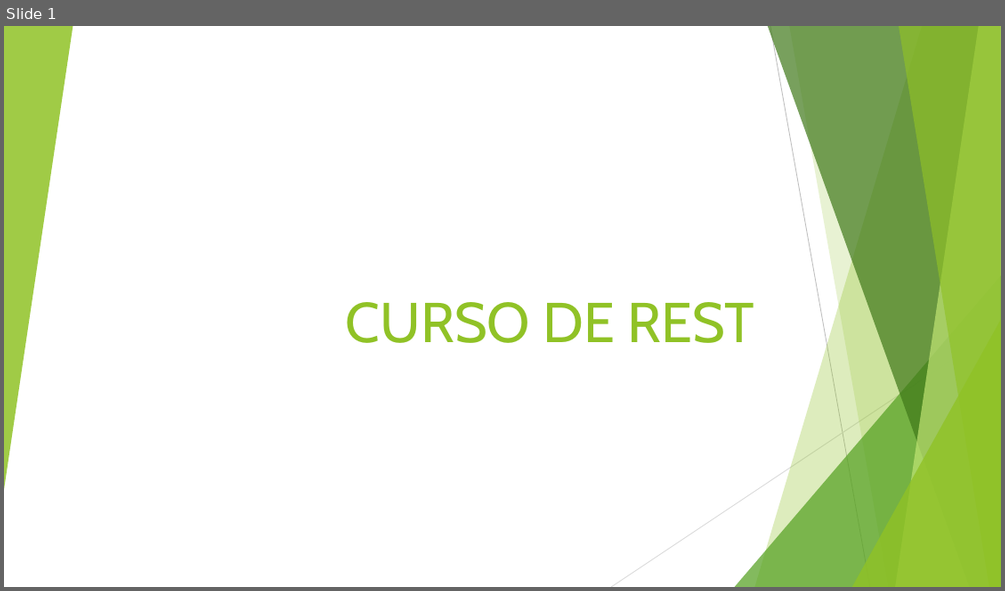
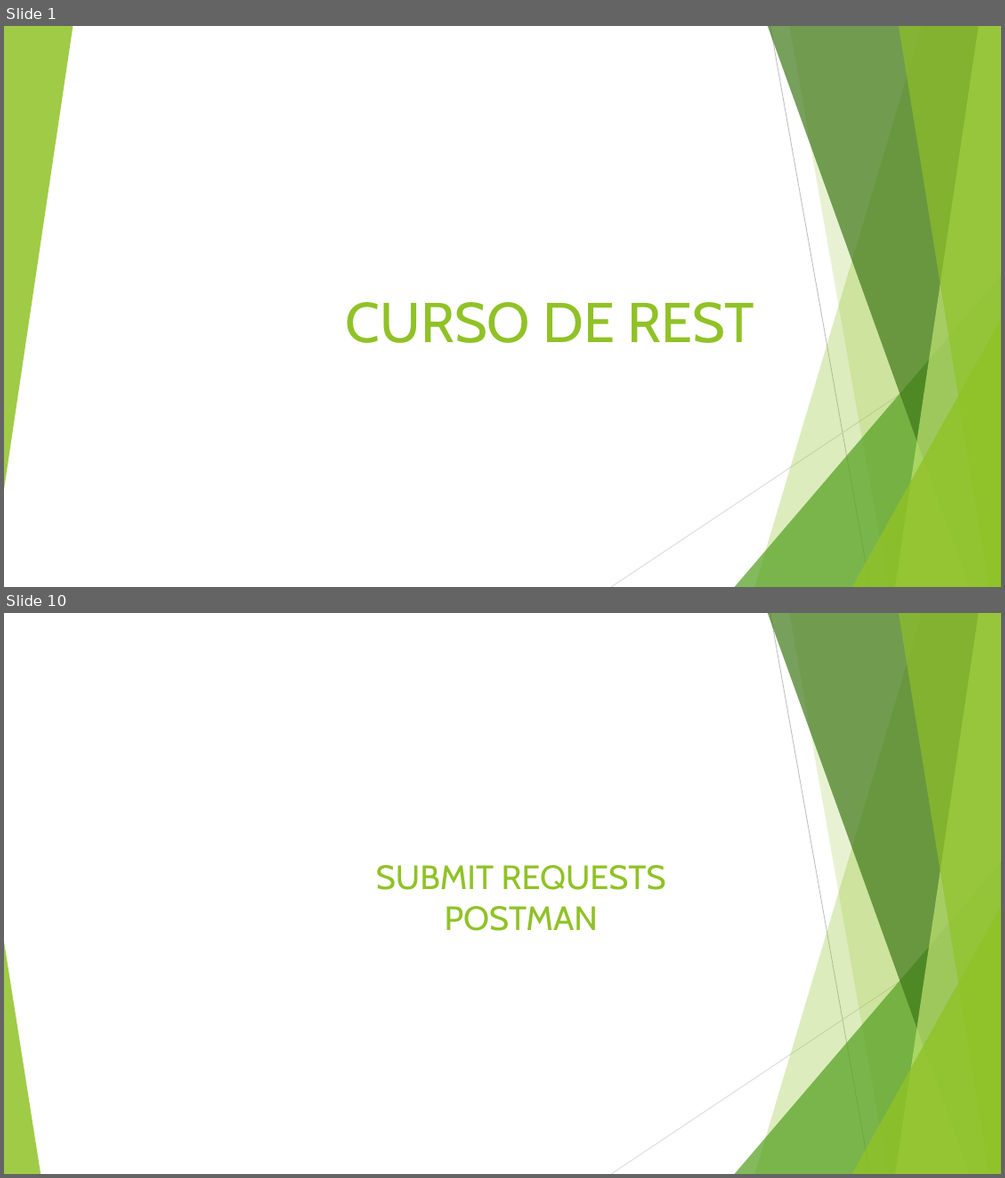
Before and after one commit to leandrocgsi/RestWithASP-NETUdemy, a slide deck: Documents/Understending RESTFul API's .pptx. Shown one above the other, each under a label of ours: slide 1 before the commit, slides 1 and 10 after it; the slides between them are not shown. The pictures are 1005x591 and 1005x1178 pixels, drawn with LibreOffice and Linux fonts; fonts in the diff are those of the drawing. Boxes give left, top, right and bottom in pixels: in the first picture for what was removed or moved away, otherwise in the second. Text is boxed around its words. In the diff, an @@ line names an element or a change of style, - is before the commit and + after.

```diff
--- a/Documents/Understending RESTFul API's .pptx
+++ b/Documents/Understending RESTFul API's .pptx
@@ slide 10 added at <box>4,613,1001,1174</box>, background #FFFFFF; not listed: 9 template elements that a slide beside it also shows @@
@@ title added at <box>376,865,666,931</box>, 32.4 pt, text #90C226 @@
+SUBMIT REQUESTS
+POSTMAN
@@ triangle added at <box>4,941,40,1174</box>, fill #90C226 at 85% opacity @@
```
Also in this commit, not shown: 43 other slides added.
